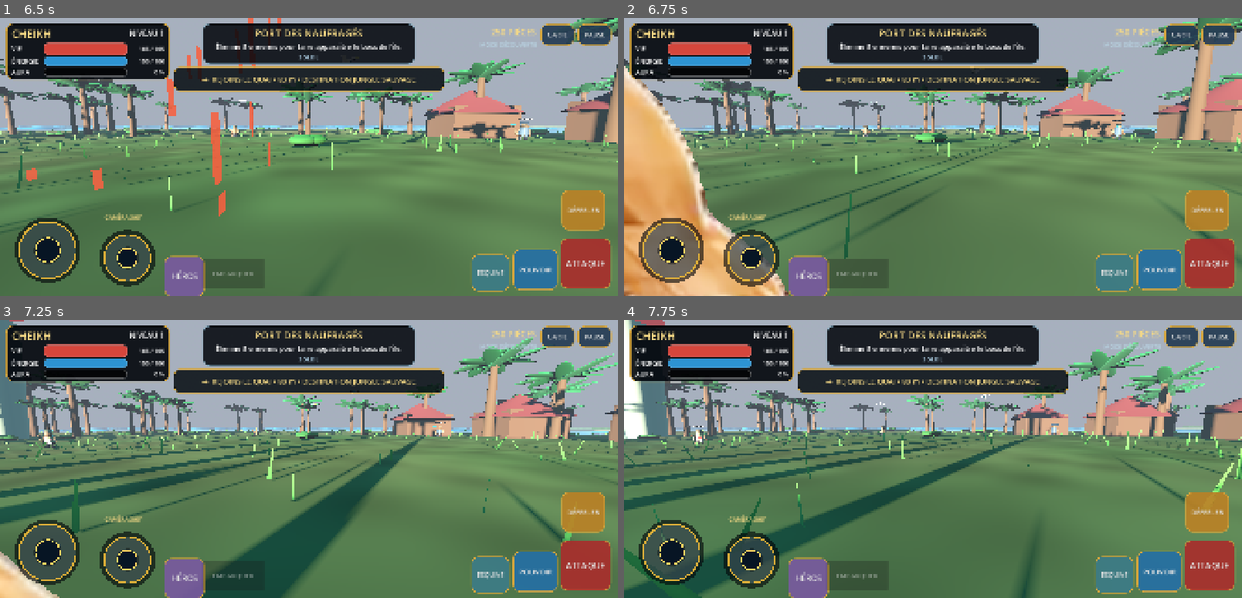
Above: before the commit, frames 1-4 (two rows, left to right).
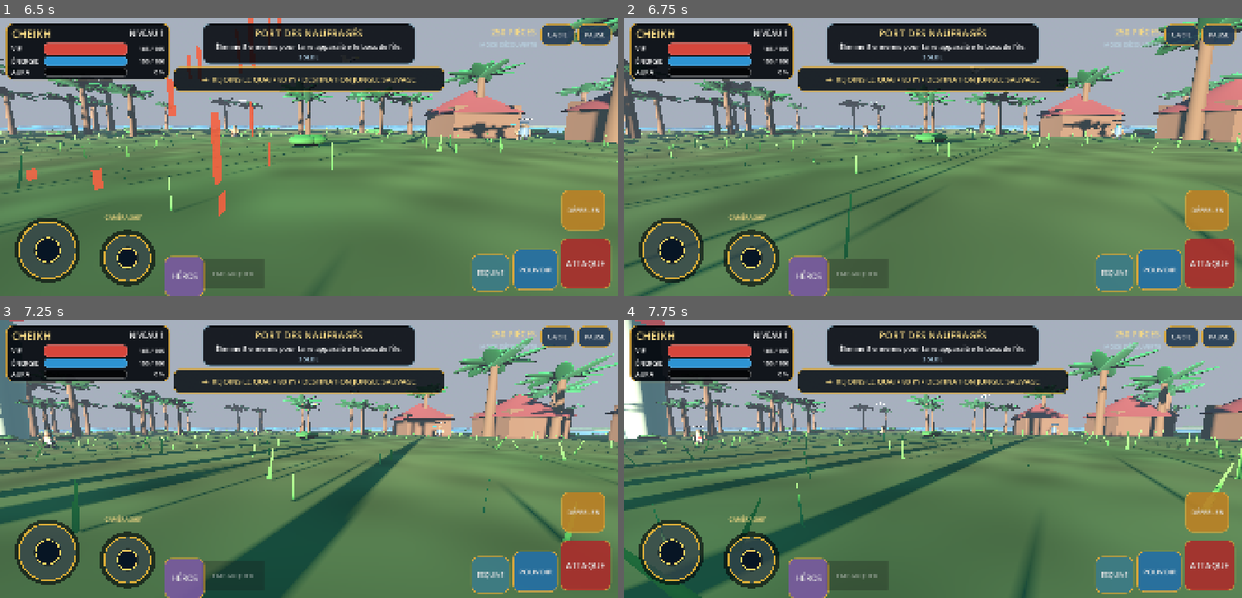
Above: after the commit, the same moments.

Repository: Chasmet/Chk-pirate-warrior-
Game: Godot game, scene res://scenes/main.tscn
Two runs of this game, one before a commit and one after it. Both use one fixed random seed, a clock stepped at 60 frames per second and the inputs below.
Inputs (mouse positions are in pixels of both pictures, inside the frame that each line leads up to):
- Up to frame 1 (6.5 s): click (123, 84) at 0.52 s; click "COMMENCER" at 1.25 s; drag from (414, 193) to (370, 95) at 2.02 s; drag from (49, 251) to (278, 212) at 2.77 s; move the mouse to (129, 257) at 3.52 s; hold D (move_right) 3.53-4.25 s; tap Shift (dodge) at 3.6 s; click (129, 257) at 3.67 s; drag from (278, 212) to (123, 115) at 4.27 s; move the mouse to (494, 198) at 5.02 s; hold A (move_left) 5.03-5.75 s; tap Space (attack) at 5.1 s; drag from (123, 115) to (216, 87) at 5.77 s
- Up to frame 2 (6.75 s): move the mouse to (963, 157) at 6.52 s; hold S (move_back) from 6.53 s (still down); tap Shift (dodge) at 6.6 s; click (963, 157) at 6.67 s
- Up to frame 3 (7.25 s): keep holding S (move_back)
- Up to frame 4 (7.75 s): release S (move_back) at 7.25 s; drag from (840, 389) to (809, 472) at 7.27 s

Frame 1 is identical in both runs. In frame 2, 10% of the frame differs, in the area x 0-27%, y 17-100%; in frame 3, 0.8%; in frame 4, nothing differs.

Commit message:
fix(assets): convertir les héros originaux en PNG Android

Diff:
--- a/godot/scripts/hero_factory.gd
+++ b/godot/scripts/hero_factory.gd
@@ -10,9 +10,9 @@
 		"aura": Color("ef4b32"),
 		"role": "Capitaine puissant",
 		"weapon": "Sabre courbe",
-		"sprite": "res://assets/heroes/cheikh_poses.webp",
-		"third_person_sprite": "res://assets/heroes/cheikh_third_person.webp",
-		"steering_sprite": "res://assets/heroes/cheikh_steering_v24.webp",
+		"sprite": "res://assets/heroes/cheikh_poses.png",
+		"third_person_sprite": "res://assets/heroes/cheikh_third_person.png",
+		"steering_sprite": "res://assets/heroes/cheikh_steering_v24.png",
 		"pixel_size": 0.00330,
 		"sprite_y": 1.02
 	},
@@ -24,9 +24,9 @@
 		"aura": Color("31a9f3"),
 		"role": "Éclaireur électrique",
 		"weapon": "Fronde",
-		"sprite": "res://assets/heroes/yvane_poses.webp",
-		"third_person_sprite": "res://assets/heroes/yvane_third_person.webp",
-		"steering_sprite": "res://assets/heroes/yvane_steering_v24.webp",
+		"sprite": "res://assets/heroes/yvane_poses.png",
+		"third_person_sprite": "res://assets/heroes/yvane_third_person.png",
+		"steering_sprite": "res://assets/heroes/yvane_steering_v24.png",
 		"pixel_size": 0.00292,
 		"sprite_y": 0.89
 	},
@@ -38,9 +38,9 @@
 		"aura": Color("76df72"),
 		"role": "Inventeur tactique",
 		"weapon": "Gadgets",
-		"sprite": "res://assets/heroes/nelvyn_poses.webp",
-		"third_person_sprite": "res://assets/heroes/nelvyn_third_person.webp",
-		"steering_sprite": "res://assets/heroes/nelvyn_steering_v24.webp",
+		"sprite": "res://assets/heroes/nelvyn_poses.png",
+		"third_person_sprite": "res://assets/heroes/nelvyn_third_person.png",
+		"steering_sprite": "res://assets/heroes/nelvyn_steering_v24.png",
 		"pixel_size": 0.00258,
 		"sprite_y": 0.77
 	}
Binary file added: godot/assets/heroes/cheikh_poses.png
Binary file added: godot/assets/heroes/cheikh_steering_v24.png
Binary file added: godot/assets/heroes/cheikh_third_person.png
Binary file added: godot/assets/heroes/nelvyn_poses.png
Binary file added: godot/assets/heroes/nelvyn_steering_v24.png
Binary file added: godot/assets/heroes/nelvyn_third_person.png
Binary file added: godot/assets/heroes/yvane_poses.png
Binary file added: godot/assets/heroes/yvane_steering_v24.png
Binary file added: godot/assets/heroes/yvane_third_person.png
